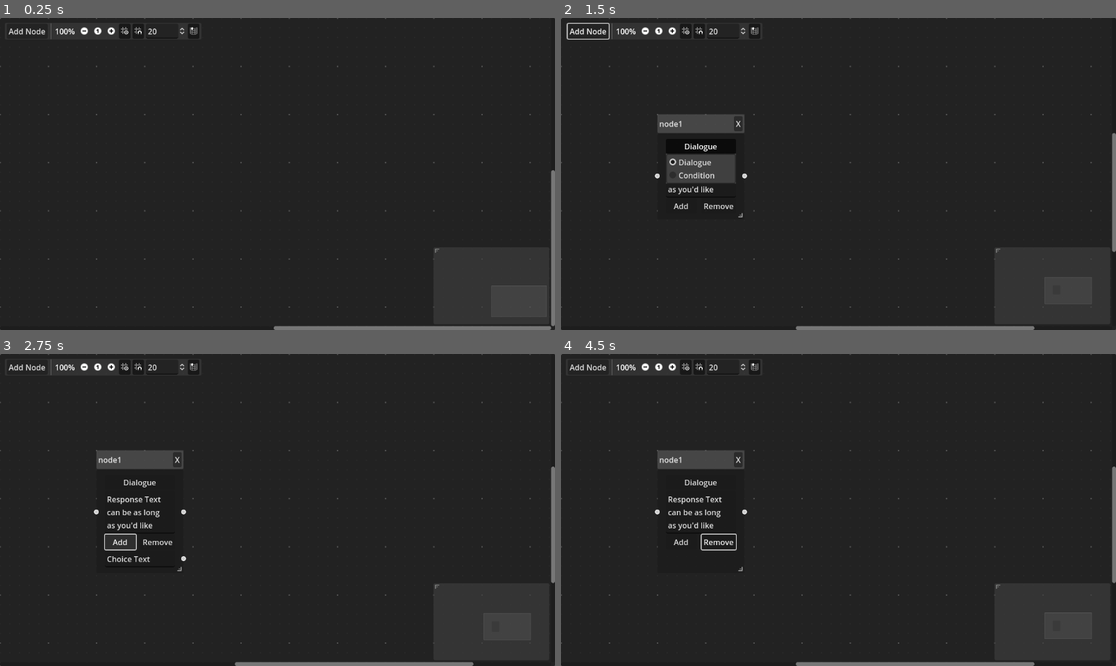
Above: before the commit, frames 1-4 (two rows, left to right).
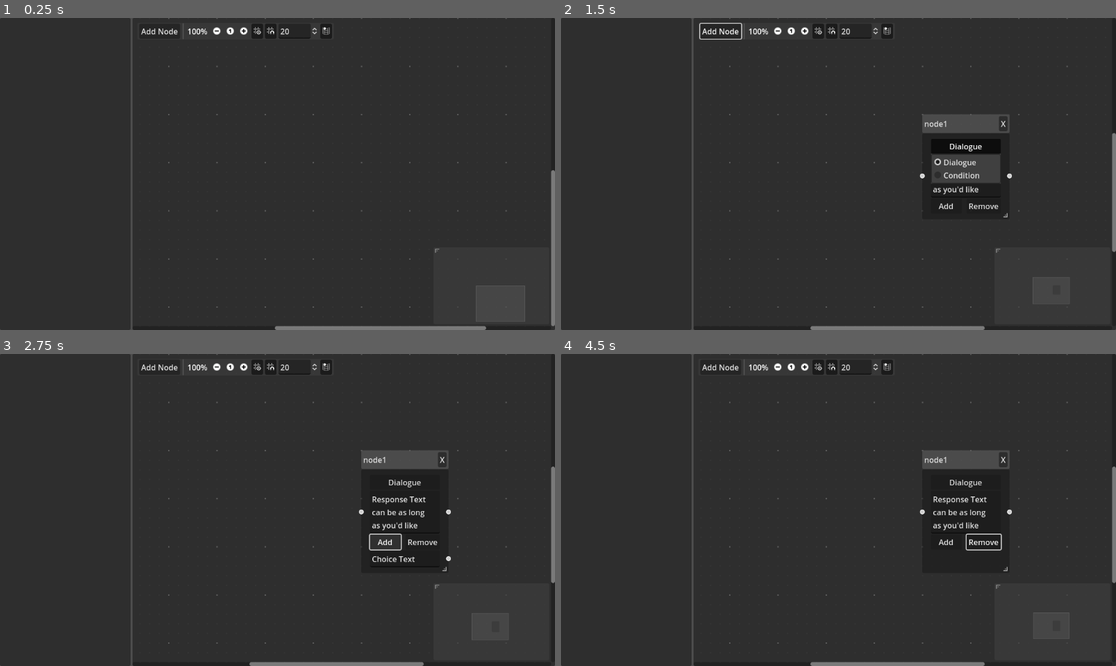
Above: after the commit, the same moments.

Repository: Artificial-Entertainment/Dio
Game: Godot game, scene res://main.tscn
Same seed, same stepped clock (60 frames per second), same inputs: the game is played once before the commit and once after it.
Inputs (mouse positions are in pixels of both pictures, inside the frame that each line leads up to; where the layout moved, square brackets give the same spot in the first picture):
- Up to frame 1 (0.25 s): no input
- Up to frame 2 (1.5 s): click "Add Node" at 0.5 s; click "Dialogue" at 1.25 s
- Up to frame 3 (2.75 s): click "Add" at 2 s
- Up to frame 4 (4.5 s): click "Remove" at 2.75 s; click (777, 366) [644, 366] at 3.5 s; click (805, 366) [672, 366] at 4.25 s

The runs differ from the first frame. In frame 1, 1.3% of the frame differs, in the area x 0-100%, y 0-100%; in frame 2, 4.6%, in the area x 0-96%, y 0-100%; in frame 3, 3.5%; in frame 4, 3.3%.

Commit message:
Renaming and Explorer scene

Diff:
--- /dev/null
+++ b/components/exporer/explorer.tscn
@@ -0,0 +1,13 @@
+[gd_scene load_steps=2 format=3 uid="uid://ks0gnriba34u"]
+
+[ext_resource type="Script" path="res://components/exporer/source/explorer.gd" id="1_xlsc1"]
+
+[node name="explorer" type="Tree"]
+anchors_preset = 15
+anchor_right = 1.0
+anchor_bottom = 1.0
+grow_horizontal = 2
+grow_vertical = 2
+size_flags_horizontal = 3
+size_flags_stretch_ratio = 0.31
+script = ExtResource("1_xlsc1")
--- /dev/null
+++ b/components/exporer/source/explorer.gd
@@ -0,0 +1,11 @@
+extends Tree
+
+func _ready():
+	var tree = Tree.new()
+	var root = tree.create_item()
+	tree.hide_root = true
+	var child1 = tree.create_item(root)
+	var child2 = tree.create_item(root)
+	var subchild1 = tree.create_item(child1)
+	subchild1.set_text(0, "Subchild1")
+	return
--- /dev/null
+++ b/components/graph/graph.tscn
@@ -0,0 +1,16 @@
+[gd_scene load_steps=2 format=3 uid="uid://cv7ri77tigouw"]
+
+[ext_resource type="Script" path="res://components/graph/source/graph.gd" id="1_gk64f"]
+
+[node name="graph" type="GraphEdit"]
+anchors_preset = 15
+anchor_right = 1.0
+anchor_bottom = 1.0
+grow_horizontal = 2
+grow_vertical = 2
+size_flags_horizontal = 3
+size_flags_vertical = 3
+grid_pattern = 1
+show_zoom_label = true
+show_arrange_button = false
+script = ExtResource("1_gk64f")
--- a/components/graph_edit/source/graph.gd
+++ b/components/graph/source/graph.gd
@@ -1,9 +1,9 @@
 extends GraphEdit
 
-var _addNodeButton: PackedScene = preload("res://components/graph_edit/subscenes/add_node.tscn")
-var _closeNodeButton: PackedScene = preload("res://components/graph_node/subscenes/close.tscn")
-var _graphNode: PackedScene = preload("res://components/graph_node/graph_node.tscn")
-var _vSep: PackedScene = preload("res://components/graph_edit/subscenes/vsep.tscn")
+var _addNodeButton: PackedScene = preload("res://components/graph/subscenes/add_node.tscn")
+var _closeNodeButton: PackedScene = preload("res://components/node/subscenes/close.tscn")
+var _graphNode: PackedScene = preload("res://components/node/node.tscn")
+var _vSep: PackedScene = preload("res://components/graph/subscenes/vsep.tscn")
 
 var _availableID: Array[int] = []
 var _count: int = 1
--- a/components/graph_edit/graph.tscn
+++ /dev/null
@@ -1,9 +0,0 @@
-[gd_scene load_steps=2 format=3 uid="uid://cv7ri77tigouw"]
-
-[ext_resource type="Script" path="res://components/graph_edit/source/graph.gd" id="1_gk64f"]
-
-[node name="graph" type="GraphEdit"]
-grid_pattern = 1
-show_zoom_label = true
-show_arrange_button = false
-script = ExtResource("1_gk64f")
--- a/components/graph_node/graph_node.tscn
+++ b/components/node/node.tscn
@@ -1,10 +1,10 @@
 [gd_scene load_steps=4 format=3 uid="uid://01eg5agglma1"]
 
-[ext_resource type="Script" path="res://components/graph_node/source/graph_node.gd" id="1_hl6bj"]
-[ext_resource type="PackedScene" uid="uid://be12bs783byw1" path="res://components/graph_node/subscenes/type_menu.tscn" id="2_gix3t"]
-[ext_resource type="PackedScene" uid="uid://6k8jsjj6oiby" path="res://components/graph_node/subscenes/add_remove_buttons.tscn" id="2_p1op4"]
+[ext_resource type="Script" path="res://components/node/source/graph_node.gd" id="1_k5doe"]
+[ext_resource type="PackedScene" uid="uid://be12bs783byw1" path="res://components/node/subscenes/type_menu.tscn" id="2_4fj81"]
+[ext_resource type="PackedScene" uid="uid://6k8jsjj6oiby" path="res://components/node/subscenes/add_remove_buttons.tscn" id="3_gtfr4"]
 
-[node name="node1" type="GraphNode"]
+[node name="node" type="GraphNode"]
 offset_right = 181.0
 offset_bottom = 214.0
 mouse_filter = 1
@@ -38,9 +38,9 @@
 slot/2/right_color = Color(1, 1, 1, 1)
 slot/2/right_icon = null
 slot/2/draw_stylebox = true
-script = ExtResource("1_hl6bj")
+script = ExtResource("1_k5doe")
 
-[node name="typeMenu (notworking)" parent="." instance=ExtResource("2_gix3t")]
+[node name="typeMenu (notworking)" parent="." instance=ExtResource("2_4fj81")]
 layout_mode = 2
 
 [node name="dialogue" type="TextEdit" parent="."]
@@ -51,5 +51,5 @@
 wrap_mode = 1
 scroll_fit_content_height = true
 
-[node name="addRemoveButtons" parent="." instance=ExtResource("2_p1op4")]
+[node name="addRemoveButtons" parent="." instance=ExtResource("3_gtfr4")]
 layout_mode = 2
--- a/components/graph_node/source/graph_node.gd
+++ b/components/node/source/graph_node.gd
@@ -1,6 +1,6 @@
 extends GraphNode
 
-var _choice: PackedScene = preload("res://components/graph_node/subscenes/choice.tscn")
+var _choice: PackedScene = preload("res://components/node/subscenes/choice.tscn")
 var _count: int = -1
 var _id: int = 0
 
--- a/components/graph_node/subscenes/type_menu.tscn
+++ b/components/node/subscenes/type_menu.tscn
@@ -1,6 +1,6 @@
 [gd_scene load_steps=2 format=3 uid="uid://be12bs783byw1"]
 
-[ext_resource type="Script" path="res://components/graph_node/source/type_menu.gd" id="1_ofawl"]
+[ext_resource type="Script" path="res://components/node/source/type_menu.gd" id="1_ofawl"]
 
 [node name="typeMenu" type="MenuButton"]
 offset_right = 45.0
--- a/main.tscn
+++ b/main.tscn
@@ -1,14 +1,19 @@
-[gd_scene load_steps=2 format=3 uid="uid://gypdwkhdrqr3"]
+[gd_scene load_steps=3 format=3 uid="uid://gypdwkhdrqr3"]
 
-[ext_resource type="PackedScene" uid="uid://cv7ri77tigouw" path="res://components/graph_edit/graph.tscn" id="1_tk6k5"]
+[ext_resource type="PackedScene" uid="uid://ks0gnriba34u" path="res://components/exporer/explorer.tscn" id="1_oi671"]
+[ext_resource type="PackedScene" uid="uid://cv7ri77tigouw" path="res://components/graph/graph.tscn" id="1_tk6k5"]
 
-[node name="main" type="PanelContainer"]
+[node name="main" type="HBoxContainer"]
 anchors_preset = 15
 anchor_right = 1.0
 anchor_bottom = 1.0
 grow_horizontal = 2
 grow_vertical = 2
 
+[node name="explorer" parent="." instance=ExtResource("1_oi671")]
+layout_mode = 2
+
 [node name="graph" parent="." instance=ExtResource("1_tk6k5")]
 layout_mode = 2
+scroll_offset = Vector2(-275, 0)
 right_disconnects = true
Renamed: components/graph_edit/subscenes/add_node.tscn -> components/graph/subscenes/add_node.tscn
Renamed: components/graph_edit/subscenes/vsep.tscn -> components/graph/subscenes/vsep.tscn
Renamed: components/graph_node/source/type_menu.gd -> components/node/source/type_menu.gd
Renamed: components/graph_node/subscenes/add_remove_buttons.tscn -> components/node/subscenes/add_remove_buttons.tscn
Renamed: components/graph_node/subscenes/choice.tscn -> components/node/subscenes/choice.tscn
Renamed: components/graph_node/subscenes/close.tscn -> components/node/subscenes/close.tscn
